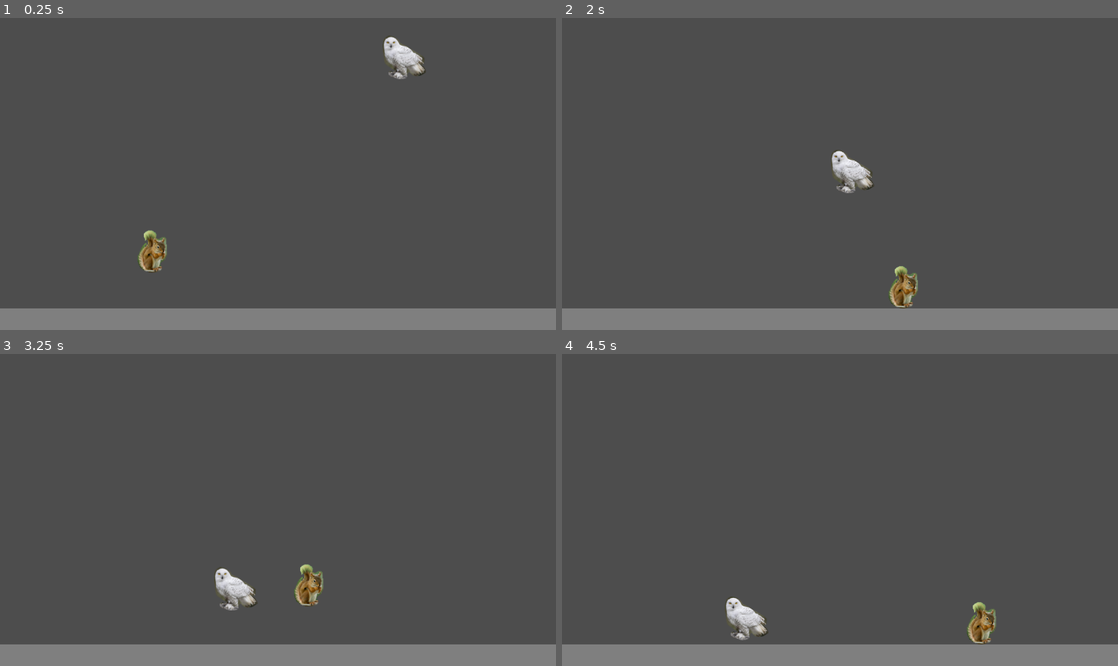
Above: before the commit, frames 1-4 (two rows, left to right).
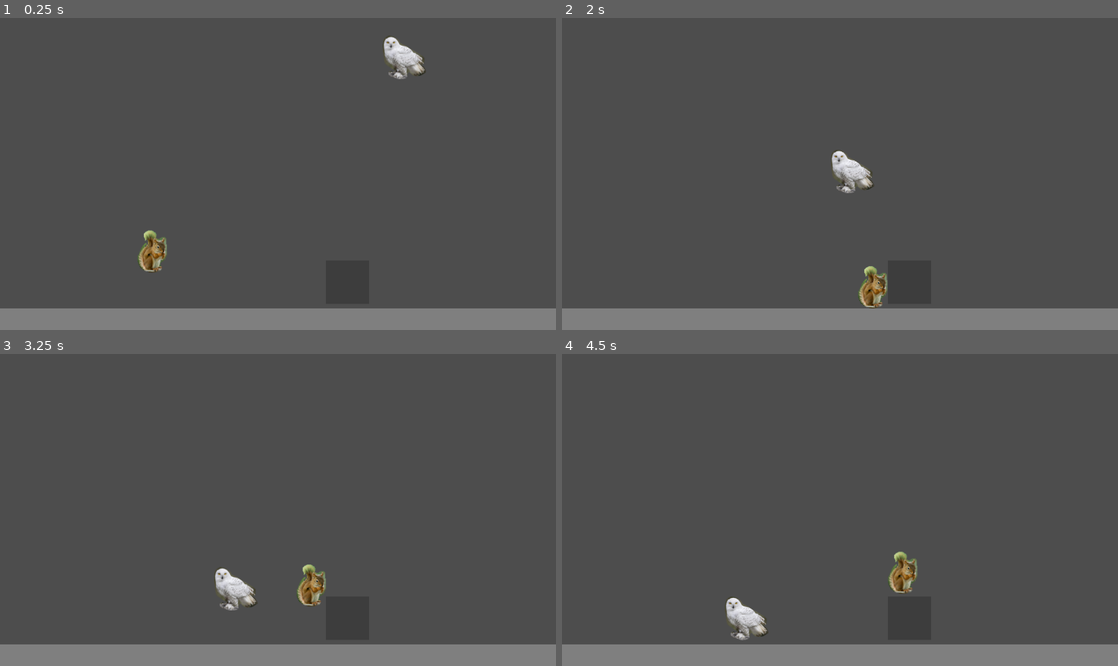
Above: after the commit, the same moments.

Repository: CamComDuck/SquirrelFamily
Game: Godot game, scene res://level/level.tscn
Same seed, same stepped clock (60 frames per second), same inputs: the game is played once before the commit and once after it.
Inputs:
- Up to frame 1 (0.25 s): no input
- Up to frame 2 (2 s): hold D (move_right) from 0.53 s (still down); tap Space (action, bound only after the commit) at 0.6, 1.35 s; tap W (jump) at 0.77, 1.52 s
- Up to frame 3 (3.25 s): release D (move_right) at 2.03 s; hold A (move_left) 2.03-2.78 s; tap Space (action, bound only after the commit) at 2.1, 2.85 s; hold D (move_right) from 2.78 s (still down); tap W (jump) at 3.02 s
- Up to frame 4 (4.5 s): tap Space (action, bound only after the commit) at 3.6, 4.35 s; tap W (jump) at 3.77 s; release D (move_right) at 4.28 s; hold A (move_left) from 4.28 s (still down)

The runs differ from the first frame. In frame 2, 1.0% of the frame differs, in the area x 53-64%, y 79-94%; in frame 3, 0.4%; in frame 4, 1.0%.

Commit message:
Add hiding spot

Diff:
--- a/project/level/level.tscn
+++ b/project/level/level.tscn
@@ -1,12 +1,16 @@
-[gd_scene load_steps=6 format=3 uid="uid://ccdxv26vn66gg"]
+[gd_scene load_steps=8 format=3 uid="uid://ccdxv26vn66gg"]
 
 [ext_resource type="PackedScene" uid="uid://dqk2671mri1gh" path="res://squirrel/squirrel.tscn" id="1_0w128"]
 [ext_resource type="Script" path="res://level/level.gd" id="1_tx1wx"]
 [ext_resource type="Texture2D" uid="uid://dm1gq15mellvd" path="res://level/floor.png" id="2_3udfn"]
 [ext_resource type="PackedScene" uid="uid://cma23htujjnyp" path="res://owl/owl.tscn" id="3_hqqth"]
+[ext_resource type="Texture2D" uid="uid://b4jvsoh3kvrmj" path="res://level/hiding_spot.png" id="5_t67w6"]
 
 [sub_resource type="RectangleShape2D" id="RectangleShape2D_0xrhw"]
 size = Vector2(100.133, 99)
+
+[sub_resource type="RectangleShape2D" id="RectangleShape2D_pq6d4"]
+size = Vector2(101, 101)
 
 [node name="Level" type="Node2D"]
 script = ExtResource("1_tx1wx")
@@ -14,14 +18,14 @@
 [node name="Squirrel" parent="." instance=ExtResource("1_0w128")]
 position = Vector2(351, 510)
 
-[node name="StaticBody2D" type="StaticBody2D" parent="."]
+[node name="Floor" type="StaticBody2D" parent="."]
 position = Vector2(642.405, 720)
 scale = Vector2(15, 1)
 
-[node name="Sprite2D" type="Sprite2D" parent="StaticBody2D"]
+[node name="Sprite2D" type="Sprite2D" parent="Floor"]
 texture = ExtResource("2_3udfn")
 
-[node name="CollisionShape2D" type="CollisionShape2D" parent="StaticBody2D"]
+[node name="CollisionShape2D" type="CollisionShape2D" parent="Floor"]
 position = Vector2(-0.160336, -0.5)
 shape = SubResource("RectangleShape2D_0xrhw")
 
@@ -44,5 +48,15 @@
 theme_override_font_sizes/font_size = 100
 text = "You Lose!"
 
+[node name="HidingSpot" type="StaticBody2D" parent="."]
+position = Vector2(800, 610)
+
+[node name="Sprite2D" type="Sprite2D" parent="HidingSpot"]
+texture = ExtResource("5_t67w6")
+
+[node name="CollisionShape2D" type="CollisionShape2D" parent="HidingSpot"]
+position = Vector2(-0.5, -0.5)
+shape = SubResource("RectangleShape2D_pq6d4")
+
 [connection signal="game_lost" from="Squirrel" to="." method="_on_squirrel_game_lost"]
 [connection signal="game_lost" from="Squirrel" to="Owl" method="_on_squirrel_game_lost"]
--- a/project/project.godot
+++ b/project/project.godot
@@ -50,3 +50,8 @@
 , Object(InputEventKey,"resource_local_to_scene":false,"resource_name":"","device":-1,"window_id":0,"alt_pressed":false …(186 unchanged characters)…
 ]
 }
+action={
+"deadzone": 0.5,
+"events": [Object(InputEventKey,"resource_local_to_scene":false,"resource_name":"","device":-1,"window_id":0,"alt_pressed":false,"shift_pressed":false,"ctrl_pressed":false,"meta_pressed":false,"pressed":false,"keycode":0,"physical_keycode":32,"key_label":0,"unicode":32,"location":0,"echo":false,"script":null)
+]
+}
--- a/project/squirrel/squirrel.gd
+++ b/project/squirrel/squirrel.gd
@@ -7,6 +7,7 @@
 const JUMP_VELOCITY = -500.0
 
 var _can_move := true
+var _can_hide := false
 
 
 func _physics_process(delta: float) -> void:
@@ -23,8 +24,20 @@
 		else:
 			velocity.x = move_toward(velocity.x, 0, SPEED)
 
+		if Input.is_action_just_pressed("action") and _can_hide:
+			visible = false
+			_can_hide = false
+			_can_move = false
+
 		move_and_slide()
 		for i in get_slide_collision_count():
 			if get_slide_collision(i).get_collider().name == "Owl":
 				game_lost.emit()
 				_can_move = false
+			elif get_slide_collision(i).get_collider().name == "HidingSpot":
+				_can_hide = true
+
+	elif Input.is_action_just_pressed("action") and not _can_hide:
+		print ("test")
+		visible = true
+		_can_move = true
Binary file added: project/level/hiding_spot.png
Not shown, added: project/level/hiding_spot.png.import
